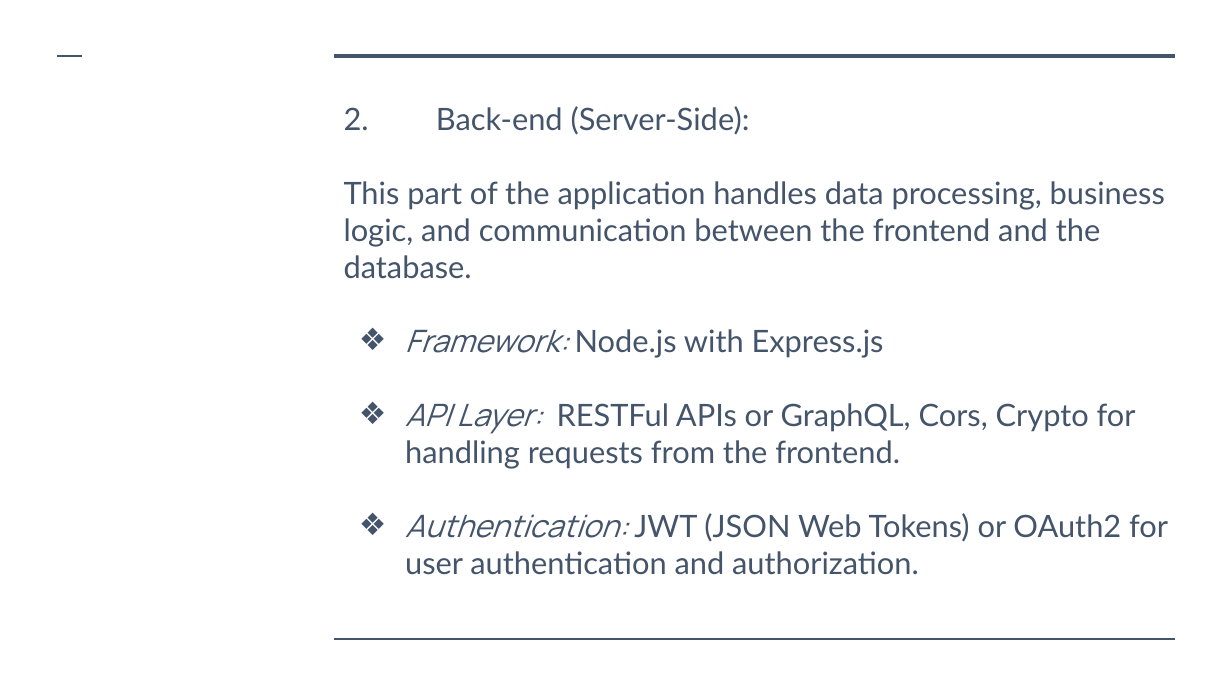
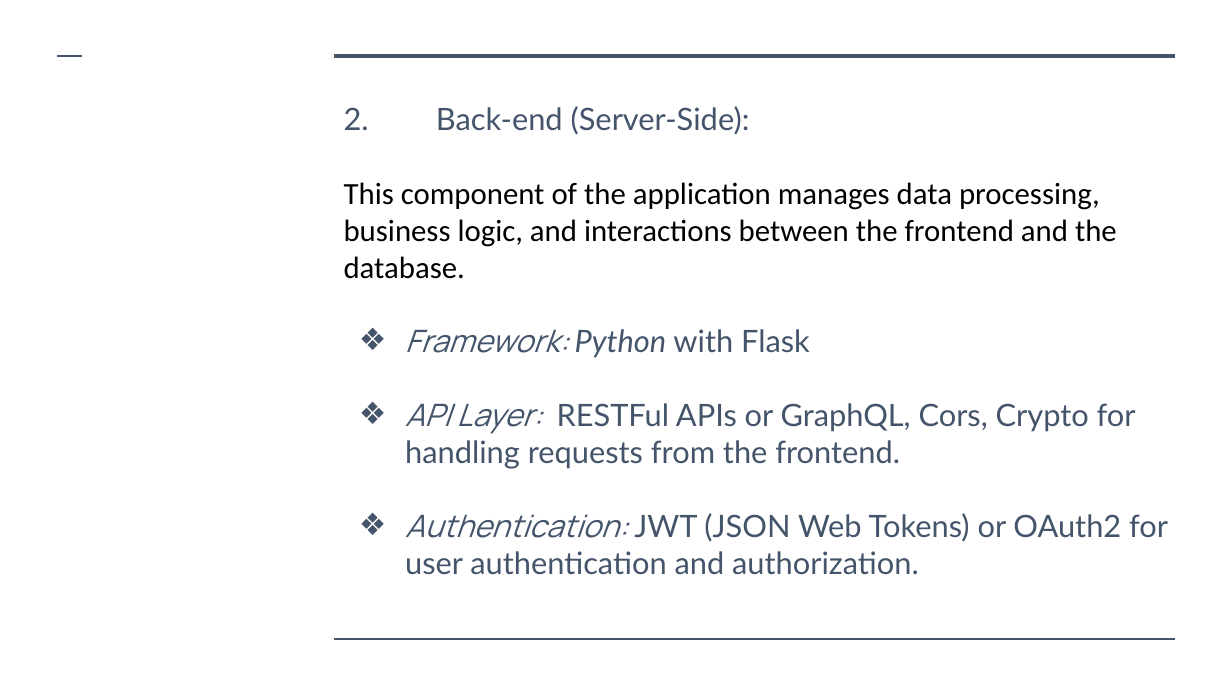
Before and after one commit to achrafkassimi/Portfolio_LocationTVM_Pitch, a slide deck: slide 7 of doc/Location TVM.pptx (slide 8 before the commit). Drawn at 1232x693 pixels with LibreOffice and Linux fonts; fonts in the diff are those of the drawing. Boxes give left, top, right and bottom in pixels: in the first picture for what was removed or moved away, otherwise in the second. Text is boxed around its words. In the diff, an @@ line names an element or a change of style, - is before the commit and + after.

```diff
--- a/doc/Location TVM.pptx
+++ b/doc/Location TVM.pptx
@@ text at [344,182,1117,358]: text changed; font Lato to Calibri; text colour #44546A to #000000 @@
-This part of the application handles data processing, business logic, and communication between the frontend and the database.
-❖ Framework: Node.js with Express.js
+This component of the application manages data processing, business logic, and interactions between the frontend and the database.
+❖ Framework: Python with Flask
```
Also in this commit, not shown: 3 other slides changed, 5 slides added, 24 slides removed.
